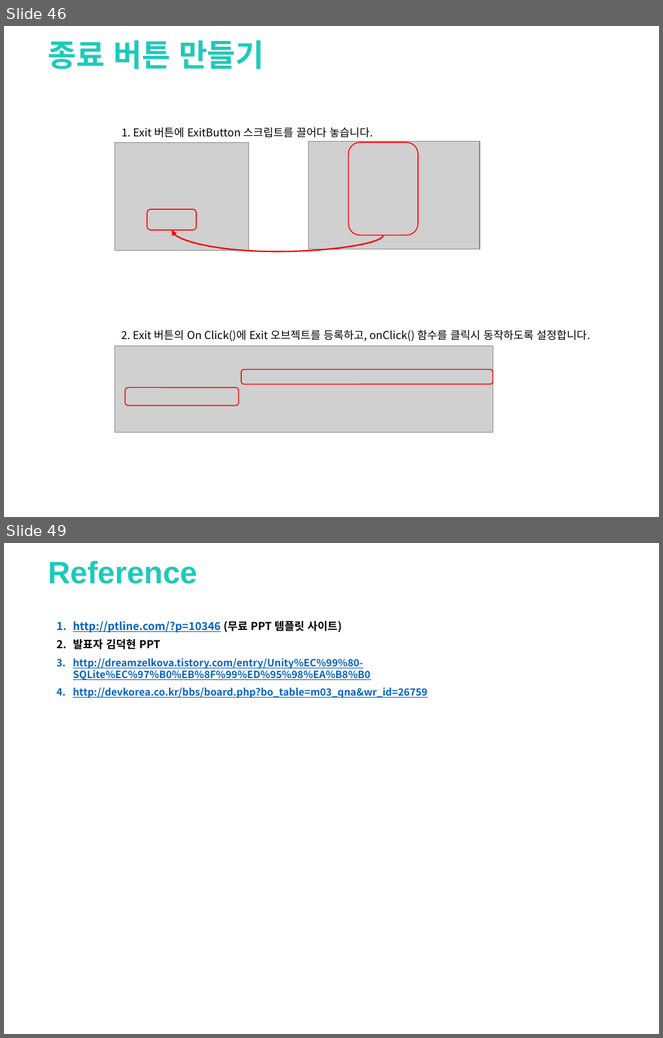
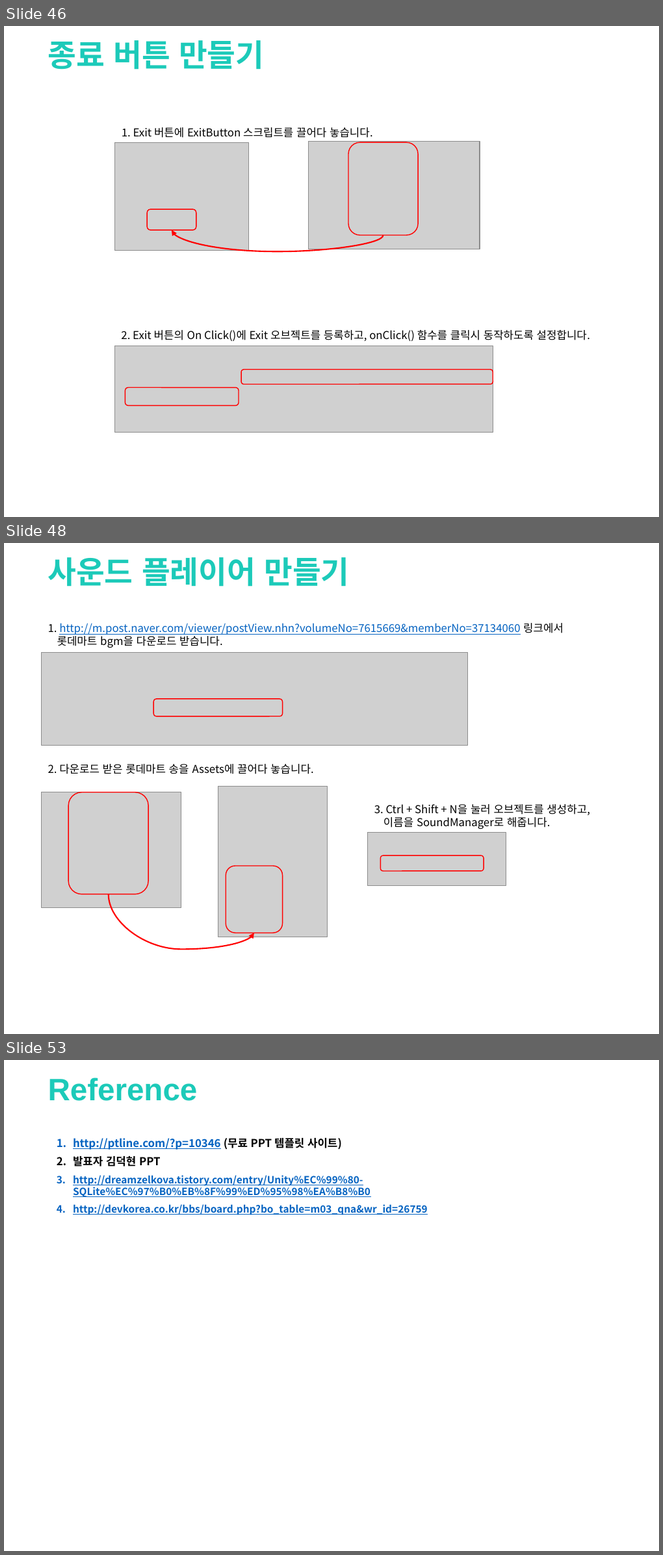
Before and after one commit to clianor/Unity-Final-Project, a slide deck: 기말과제.pptx. Shown one above the other, each under a label of ours: slides 46 and 49 before the commit, slides 46, 48 and 53 after it; the slides between them are not shown. The pictures are 663x1038 and 663x1555 pixels, drawn with LibreOffice and Linux fonts; fonts in the diff are those of the drawing; grey boxes stand for pictures; background and template pictures are left out. Boxes give left, top, right and bottom in pixels: in the first picture for what was removed or moved away, otherwise in the second. Text is boxed around its words. In the diff, an @@ line names an element or a change of style, - is before the commit and + after.

Commit message:
SoundManager Add

```diff
--- a/기말과제.pptx
+++ b/기말과제.pptx
@@ slide 48 added at [4, 543, 659, 1034], background picture (left out) @@
@@ text added at [48, 557, 349, 587], 34 pt, text #1CCAB9, bold @@
+사운드 플레이어 만들기
@@ text added at [48, 623, 564, 648], 12 pt, text #0563C1, underline @@
+1. http://m.post.naver.com/viewer/postView.nhn?volumeNo=7615669&memberNo=37134060 링크에서
+롯데마트 bgm을 다운로드 받습니다.
@@ picture added at [41, 652, 468, 746] @@
@@ rounded rectangle added at [154, 699, 282, 717], outline #FF0000 1 pt @@
@@ text added at [48, 764, 314, 774], 12 pt, text #000000 @@
+2. 다운로드 받은 롯데마트 송을 Assets에 끌어다 놓습니다.
@@ picture added at [41, 793, 181, 908] @@
@@ rounded rectangle added at [68, 793, 148, 895], outline #FF0000 1 pt @@
@@ picture added at [218, 786, 328, 937] @@
@@ text added at [374, 804, 590, 830], 12 pt, text #000000 @@
+3. Ctrl + Shift + N을 눌러 오브젝트를 생성하고,
+이름을 SoundManager로 해줍니다.
@@ picture added at [368, 833, 506, 886] @@
@@ rounded rectangle added at [226, 866, 283, 933], outline #FF0000 1 pt @@
@@ rounded rectangle added at [381, 856, 484, 871], outline #FF0000 1 pt @@
@@ curved arrow added from (108, 894) to (254, 933), #FF0000 1.5 pt @@
@@ what was slide 49 is now slide 53 @@
```
Also in this commit, not shown: 1 slide changed, 4 other slides added, 1 slide removed, 18 other files.
